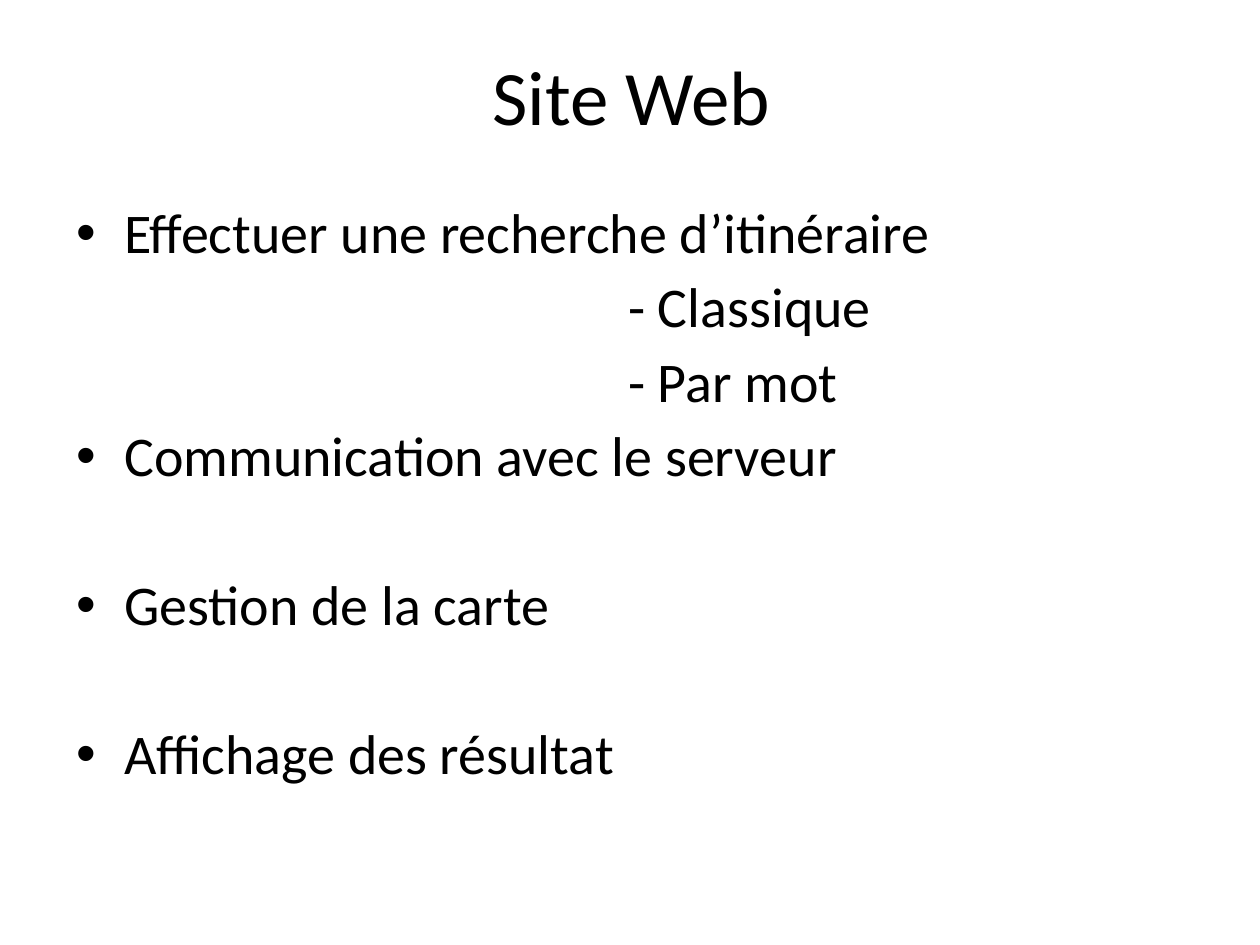
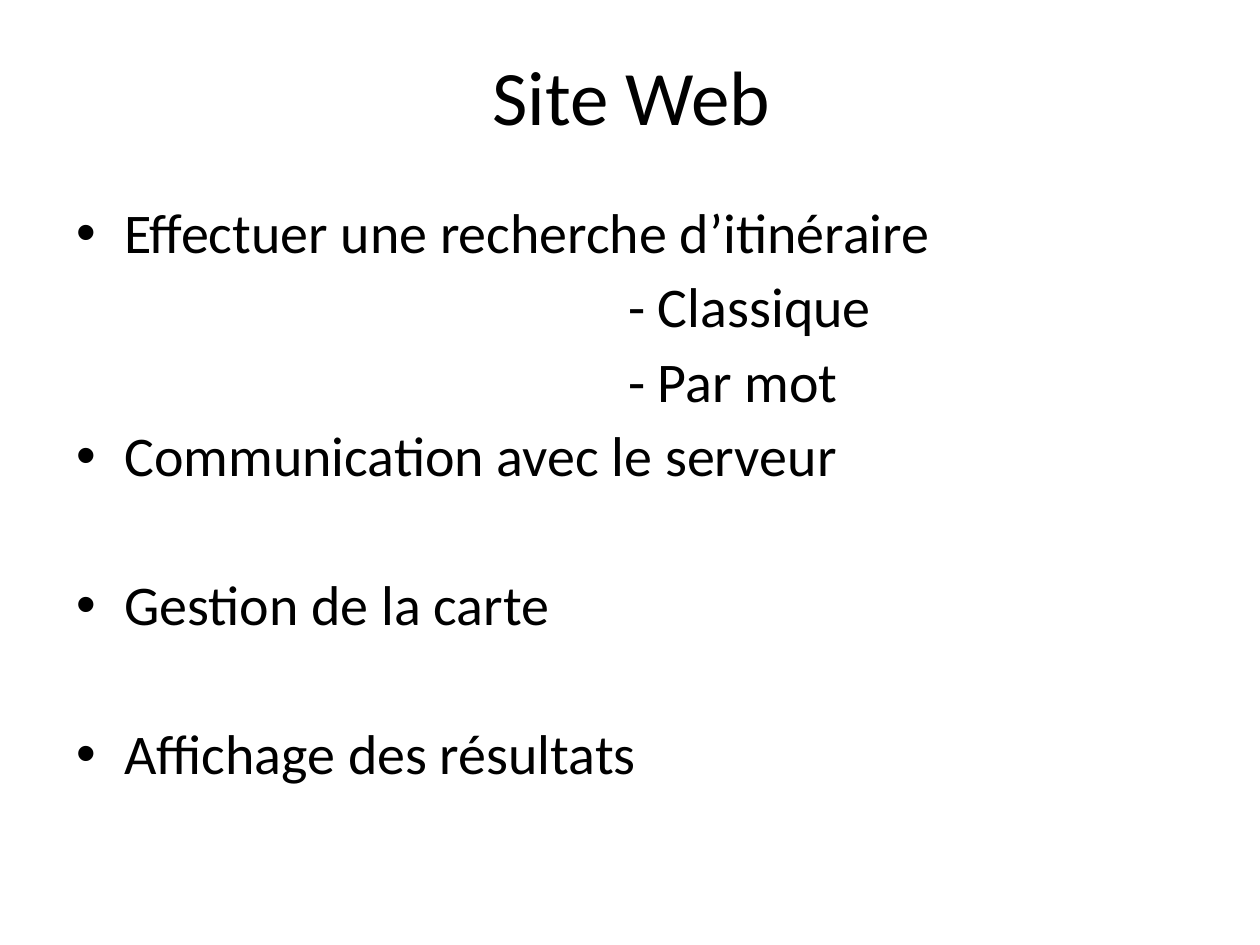
Before and after one commit to gestinronan/Projet-BMA, a slide deck: slide 7 of Documents/ppt-final.ppt. Drawn at 1260x945 pixels with LibreOffice and Linux fonts; fonts in the diff are those of the drawing; background and template pictures are left out. Boxes give left, top, right and bottom in pixels: in the first picture for what was removed or moved away, otherwise in the second. Text is boxed around its words. In the diff, an @@ line names an element or a change of style, - is before the commit and + after.

```diff
--- a/Documents/ppt-final.ppt
+++ b/Documents/ppt-final.ppt
@@ text at [124, 735, 636, 784]: text changed @@
-• Affichage des résultat
+• Affichage des résultats
```
Also in this commit, not shown: 4 other slides changed.
